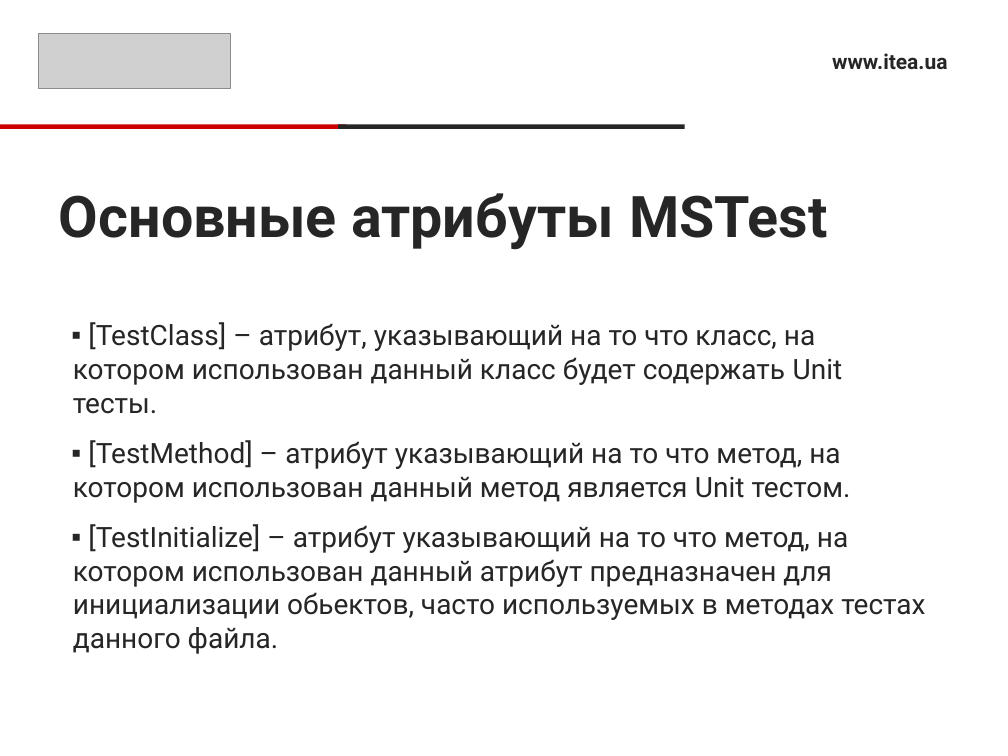
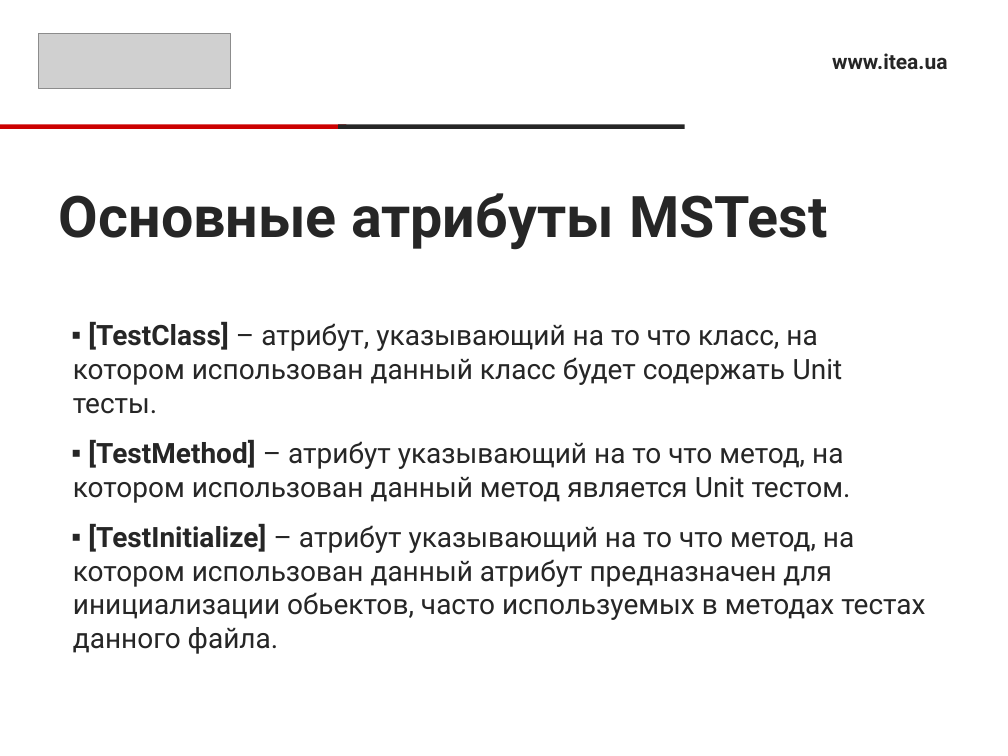
Before and after one commit to Ryabik/CSharpProfessional, a slide deck: slide 5 of 14.UnitTesting/UnitTestsPresentation.pptx. Drawn at 1008x756 pixels with LibreOffice and Linux fonts; fonts in the diff are those of the drawing; grey boxes stand for pictures. Boxes give left, top, right and bottom in pixels: in the first picture for what was removed or moved away, otherwise in the second. Text is boxed around its words. In the diff, an @@ line names an element or a change of style, - is before the commit and + after.

```diff
--- a/14.UnitTesting/UnitTestsPresentation.pptx
+++ b/14.UnitTesting/UnitTestsPresentation.pptx
@@ text "[TestClass] – атрибут, указывающий на ..." at <box>73,321,925,654</box>: bold on in "[TestClass]", "[TestMethod]", "[TestInitialize]" @@
```
Also in this commit, not shown: 1 slide added, 1 other file.
